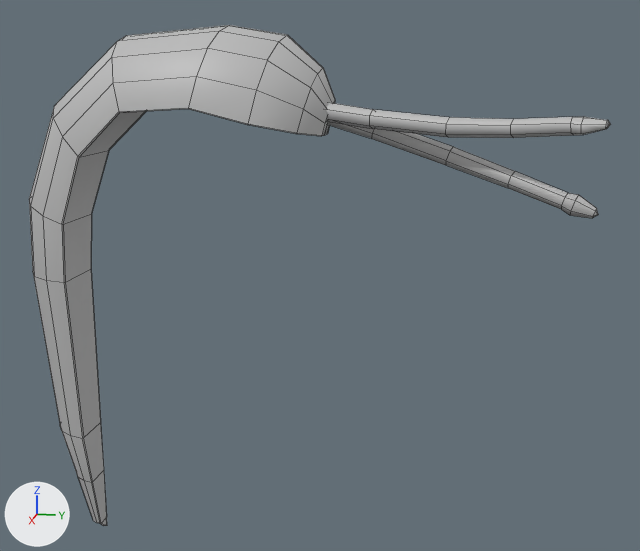
The FBX model Assets/Meshes/Food/Food_Carrot_Quater.fbx as it was, and as the next commit left it.
Both versions are drawn from a 50 mm lens placed at (0.441, 0.216, 0.023), pointed at (0.015, 0.131, -0.084). The axes (+X, +Y, +Z) are drawn at lower left. The lights are the same throughout. Mesh edges are drawn as thin lines. Where no turn or scale is listed for an object, it has been applied to the vertices.

In view in the first picture: 'Carrot_Quater'.
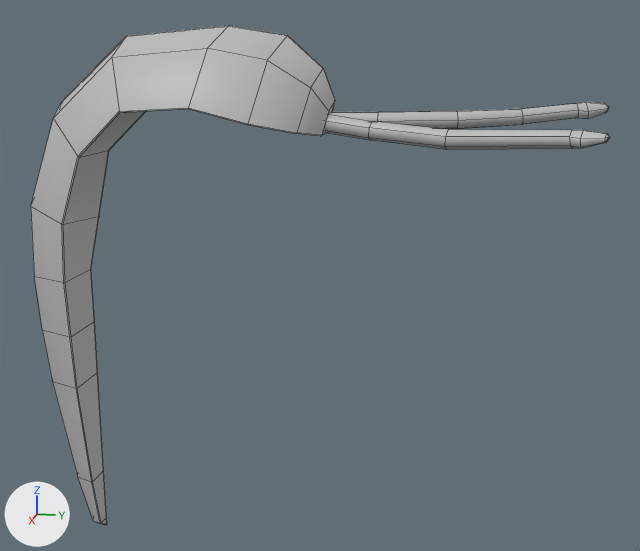
Boxes [x1, y1, x2, y2] around the edits, measured in the pictures (640 x 551 px):
'Carrot_Quater', reshaped
    before: [29, 25, 611, 526]
    after: [31, 25, 610, 525]
part 1 of me_mesh, rebuilt
    before: [326, 102, 611, 138]
    after: [324, 114, 610, 150]
part 2 of me_mesh, added
    after: [329, 101, 609, 129]
part 3 of me_mesh, cut back
    before: [29, 25, 598, 526]
    after: [31, 25, 335, 525]

The change, as a list of edits to the scene's bpy script:
```text
Change me_mesh:
    used by ob_carrot_quater; location = (0.0, 0.0, 0.0)
    remove me_mesh.from_pydata(...)  # 197 vertices, 193 faces; spans x 0.0..0.053, y -0.031..0.261, z -0.246..0.038
    add me_mesh.from_pydata(...)  # 168 vertices, 167 faces; spans x -0.01..0.055, y -0.031..0.267, z -0.246..0.038
    me_mesh part 1: the loose piece of 43 vertices spanning x 0.003..0.053, y 0.123..0.261, z -0.013..0.003 is rebuilt with 37 vertices and now spans x 0.004..0.055, y 0.123..0.261, z -0.019..-0.003
    me_mesh part 2: a new loose piece of 43 vertices spanning x -0.01..0.013, y 0.124..0.267, z -0.012..0.002, in mat_lambert1 (grey #bcbcbc)
    me_mesh part 3
    84 vertices are removed from x 0.0..0.039, y -0.029..0.261, z -0.246..0.035
    115 faces are deleted
    3 vertices move from x 0.0..0.017, y 0.002..0.132, z -0.059..-0.014 to x 0.0..0.017, y 0.006..0.132, z -0.061..-0.014
    18 vertices are added at x 0.0..0.029, y -0.029..0.132, z -0.245..-0.014
    53 new faces join them
```
